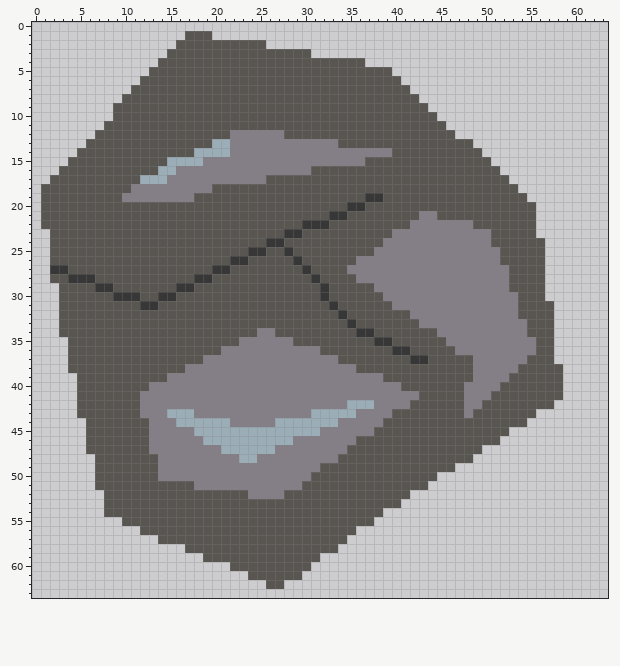
File history of a pixel-art sprite, Assets/Sprites/Asteroid-01.png. Above: the version before the commit.
The file is 64x64 pixels.
And afterwards:
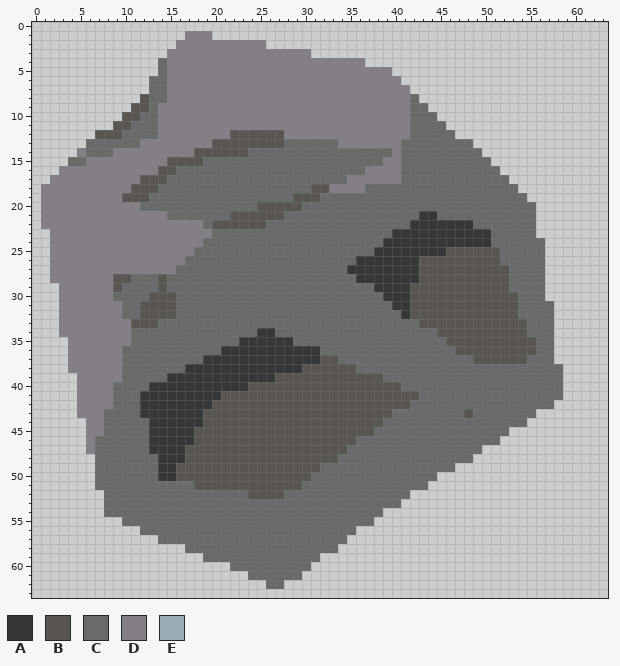
Palette (. is transparent): A #373737  B #595652  C #696a6a  D #847e87  E #9badb7
Changes in this commit:
Changed rows in their new state; - is an unchanged pixel.
first column x 1:
 1 ----------------DDD---------------------------------------
 2 ---------------DDDDDDDDDD---------------------------------
 3 --------------DDDDDDDDDDDDDDDD----------------------------
 4 -------------CDDDDDDDDDDDDDDDDDDDDDD----------------------
 5 ------------.CDDDDDDDDDDDDDDDDDDDDDDDDD-------------------
 6 -----------.CCDDDDDDDDDDDDDDDDDDDDDDDDDD------------------
 7 ----------..CCDDDDDDDDDDDDDDDDDDDDDDDDDDD-----------------
 8 ---------..-CCDDDDDDDDDDDDDDDDDDDDDDDDDDDC----------------
 9 --------..--CDDDDDDDDDDDDDDDDDDDDDDDDDDDDCC---------------
10 --------.--CCDDDDDDDDDDDDDDDDDDDDDDDDDDDDCCC--------------
11 -------.--CCCDDDDDDDDDDDDDDDDDDDDDDDDDDDDCCCC-------------
12 ---------CCCCDDDDDDDDBBBBBBDDDDDDDDDDDDDDCCCCC------------
13 -----CCCCCCDDDDDDDDBBBBBBBBCCCCCCDDDDDDDCCCCCCCC----------
14 ----DCCCDDDDDDDDDBBBBBBCCCCCCCCCCCCCCCCDCCCCCCCCC---------
15 ---CCDDDDDDDDDBBBBCCCCCCCCCCCCCCCCCCCCDDCCCCCCCCCC--------
16 --DDDDDDDDDDDBBCCCCCCCCCCCCCCCCCCCCCDDDDCCCCCCCCCCC-------
17 -DDDDDDDDDDBBBCCCCCCCCCCCCCCCCCCCCDDDDDDCCCCCCCCCCCC------
18 DDDDDDDDDDBBBCCCCCCCCCCCCCCCCC--DDDDCCCCCCCCCCCCCCCCC-----
19 DDDDDDDDDBBBCCCCCCCCCCCCCCCC---CCCCCCCCCCCCCCCCCCCCCCC----
20 DDDDDDDDDDDCCCCCCCCCCCCC-----CCCCCCCCCCCCCCCCCCCCCCCCCC---
21 DDDDDDDDDDDDDDCCCCCCC------CCCCCCCCCCCCCCCAACCCCCCCCCCC---
22 DDDDDDDDDDDDDDDDDDC------CCCCCCCCCCCCCCCCAAAAAAACCCCCCC---
23 -DDDDDDDDDDDDDDDDDDCCCCCCCCCCCCCCCCCCCCAAAAAAAAAAACCCCC---
24 -DDDDDDDDDDDDDDDDDCCCCCCCCCCCCCCCCCCCCAAAAAAAAAAAACCCCCC--
25 -DDDDDDDDDDDDDDDDCCCCCCCCCCCCCCCCCCCCAAAAAAAABBBBBBCCCCC--
26 -DDDDDDDDDDDDDDDCCCCCCCCCCCCCCCCCCCAAAAAAABBBBBBBBBCCCCC--
27 -DDDDDDDDDDDDDDCCCCCCCCCCCCCCCCCCCAAAAAAAABBBBBBBBBBCCCC--
28 -DDDDDDD--CCC-CCCCCCCCCCCCCCCCCCCCCAAAAAAABBBBBBBBBBCCCC--
29 --DDDDDD-CCCC-CCCCCCCCCCCCCCCCCCCCCCCAAAABBBBBBBBBBBCCCC--
30 --DDDDDDCCCC-BBCCCCCCCCCCCCCCCCCCCCCCCAAABBBBBBBBBBBBCCC--
31 --DDDDDDDCCBB--CCCCCCCCCCCCCCCCCCCCCCCCAABBBBBBBBBBBBCCCC-
32 --DDDDDDDCC----CCCCCCCCCCCCCCCCCCCCCCCCCABBBBBBBBBBBBCCCC-
33 --DDDDDDDD---CCCCCCCCCCCCCCCCCCCCCCCCCCCCCBBBBBBBBBBBBCCC-
34 --DDDDDDDDCCCCCCCCCCCCCCAACCCCCCCCCCCCCCCCCCBBBBBBBBBBCCC-
35 ---DDDDDDDCCCCCCCCCCCCAAAAAACCCCCCCCCCCCCCCCCBBBBBBBBBBCC-
36 ---DDDDDDCCCCCCCCCCCAAAAAAAAAAACCCCCCCCCCCCCCCBBBBBBBBBCC-
37 ---DDDDDDCCCCCCCCCAAAAAAAAAAAAABBCCCCCCCCCCCCCCCBBBBBBCCC-
38 ---DDDDDDCCCCCCCAAAAAAAAAAAAABBBBBBCCCCCCCCCCCCCCCCCCCCCCC
39 ----DDDDDCCCCCAAAAAAAAAAAABBBBBBBBBBBBCCCCCCCCCCCCCCCCCCCC
40 ----DDDDCCCCAAAAAAAAAAABBBBBBBBBBBBBBBBBCCCCCCCCCCCCCCCCCC
41 ----DDDDCCCAAAAAAAAABBBBBBBBBBBBBBBBBBBBBBCCCCCCCCCCCCCCCC
42 ----DDDDCCCAAAAAAAABBBBBBBBBBBBBBBBBBBBBBCCCCCCCCCCCCCCCC-
43 ----DDDCCCCAAAAAAABBBBBBBBBBBBBBBBBBBBBCCCCCCCCBCCCCCCC---
44 -----DDCCCCCAAAAAABBBBBBBBBBBBBBBBBBBBCCCCCCCCCCCCCCCC----
45 -----DDCCCCCAAAAABBBBBBBBBBBBBBBBBBBBCCCCCCCCCCCCCCC------
46 -----DCCCCCCAAAAABBBBBBBBBBBBBBBBBBCCCCCCCCCCCCCCCC-------
47 -----DCCCCCCAAAABBBBBBBBBBBBBBBBBBCCCCCCCCCCCCCCC---------
48 ------CCCCCCCAAABBBBBBBBBBBBBBBBBCCCCCCCCCCCCCCC----------
49 ------CCCCCCCAABBBBBBBBBBBBBBBBCCCCCCCCCCCCCCC------------
50 ------CCCCCCCAABBBBBBBBBBBBBBBCCCCCCCCCCCCCC--------------
51 ------CCCCCCCCCCCBBBBBBBBBBBBCCCCCCCCCCCCCC---------------
52 -------CCCCCCCCCCCCCCCCBBBBCCCCCCCCCCCCCC-----------------
53 -------CCCCCCCCCCCCCCCCCCCCCCCCCCCCCCCCC------------------
54 -------CCCCCCCCCCCCCCCCCCCCCCCCCCCCCCC--------------------
55 ---------CCCCCCCCCCCCCCCCCCCCCCCCCCCC---------------------
56 -----------CCCCCCCCCCCCCCCCCCCCCCCC-----------------------
57 -------------CCCCCCCCCCCCCCCCCCCCC------------------------
58 ----------------CCCCCCCCCCCCCCCCC-------------------------
59 ------------------CCCCCCCCCCCCC---------------------------
60 ---------------------CCCCCCCCC----------------------------
61 -----------------------CCCCCC-----------------------------
62 -------------------------CC-------------------------------
Boxes around the changes in both pictures, in picture pixels (x1, y1, x2, y2):
changed: (41, 31, 563, 589)
